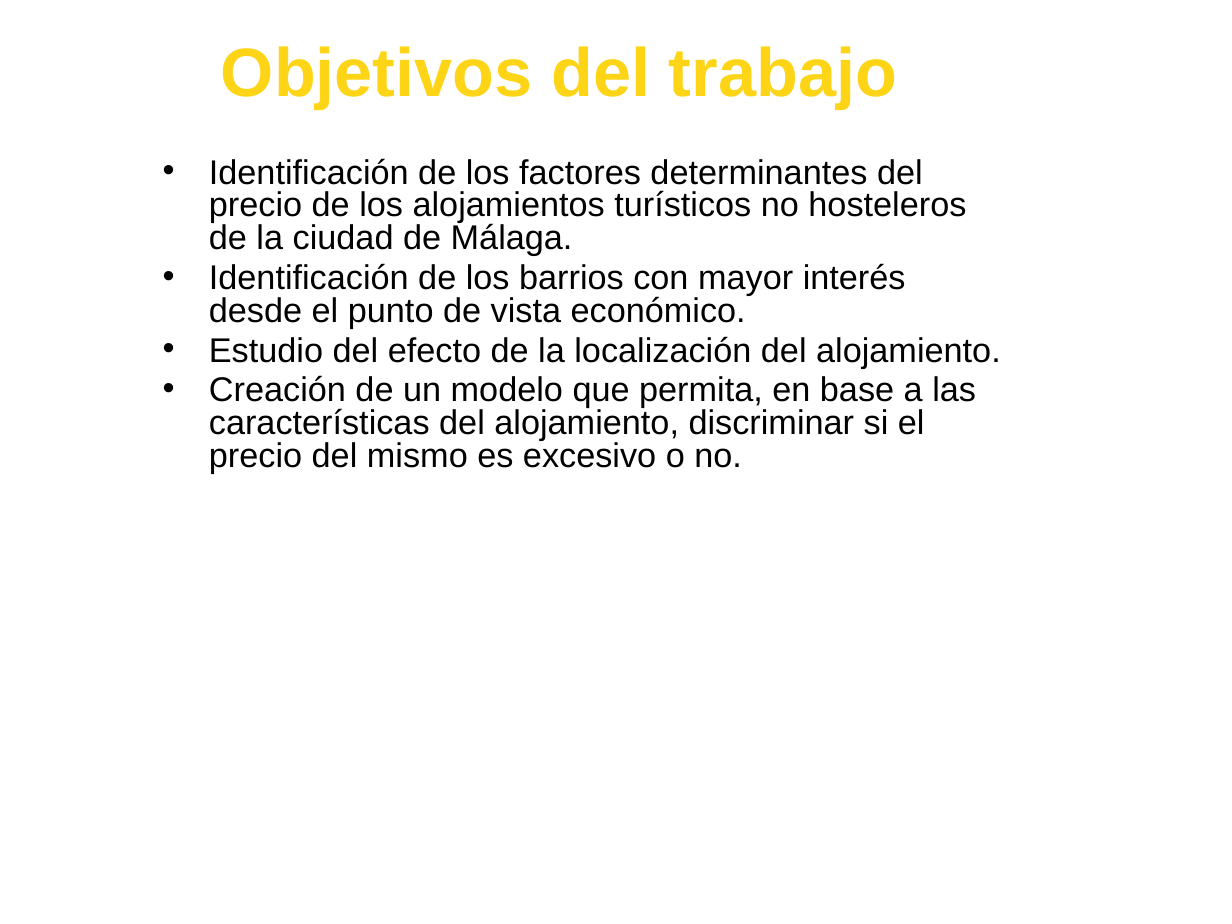
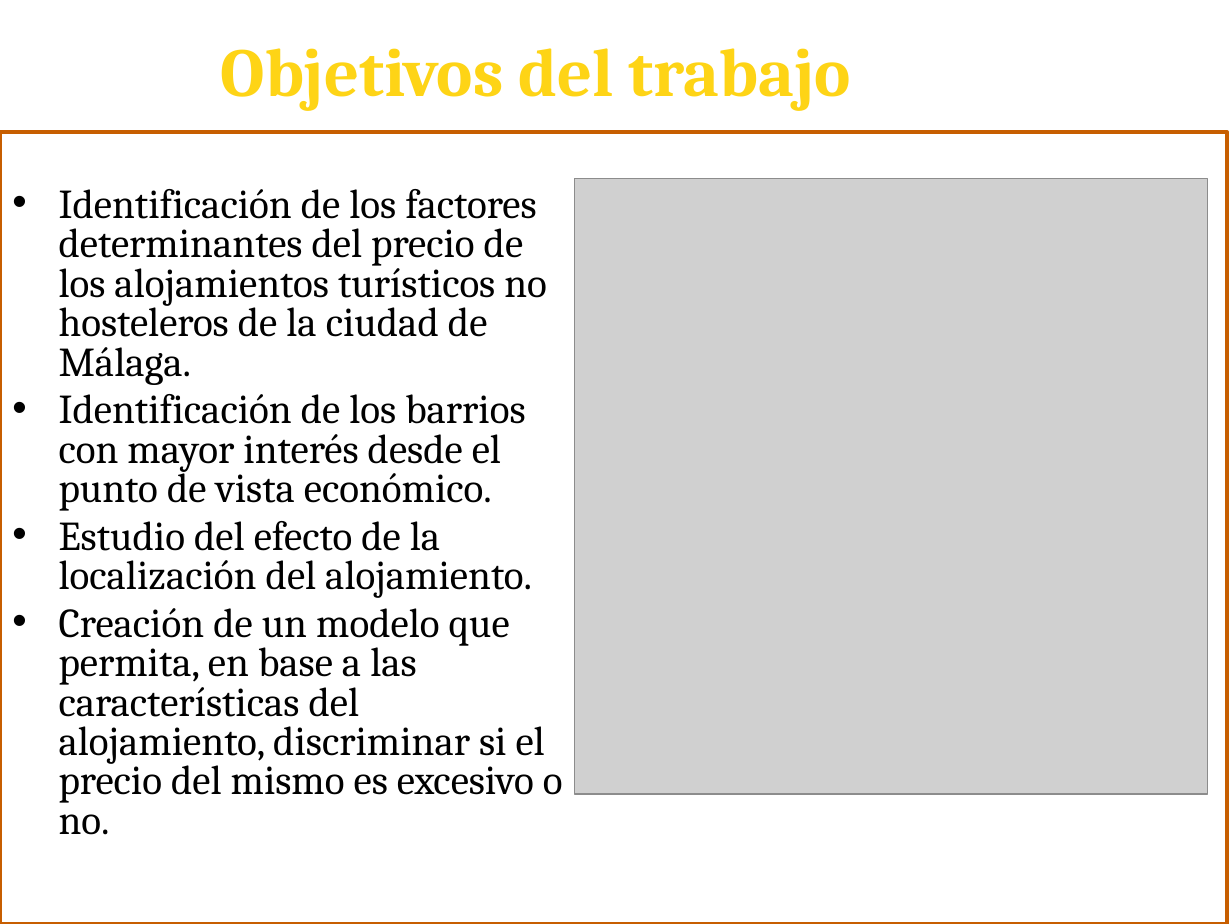
Before and after one commit to Joseluisvic/Trabajo-Final-De-M-ster, a slide deck: slide 2 of Presentación TFM.pptx. Drawn at 1232x924 pixels with LibreOffice and Linux fonts; fonts in the diff are those of the drawing; grey boxes stand for pictures; background and template pictures are left out. Boxes give left, top, right and bottom in pixels: in the first picture for what was removed or moved away, otherwise in the second. Text is boxed around its words. In the diff, an @@ line names an element or a change of style, - is before the commit and + after.

```diff
--- a/Presentación TFM.pptx
+++ b/Presentación TFM.pptx
@@ title "Objetivos del trabajo" at (221, 48, 851, 111): font Arial to Cambria @@
@@ rectangle added at (0, 132, 1227, 924), fill #FFFFFF, outline #C75E00 2 pt @@
@@ picture added at (575, 179, 1209, 795) @@
@@ text "Identificación de los factores determinantes ...": place and size @@
-text "Identificación de los factores determinantes ..." at (209, 158, 1001, 474)
+text "Identificación de los factores determinantes ..." at (59, 189, 563, 835)
@@ text "Identificación de los factores determinantes ..." at (59, 189, 563, 835): size 20 to 24 pt, font Arial to Cambria @@
```
Also in this commit, not shown: 7 other slides changed, 9 slides added, 3 slides removed, 1 other file.
